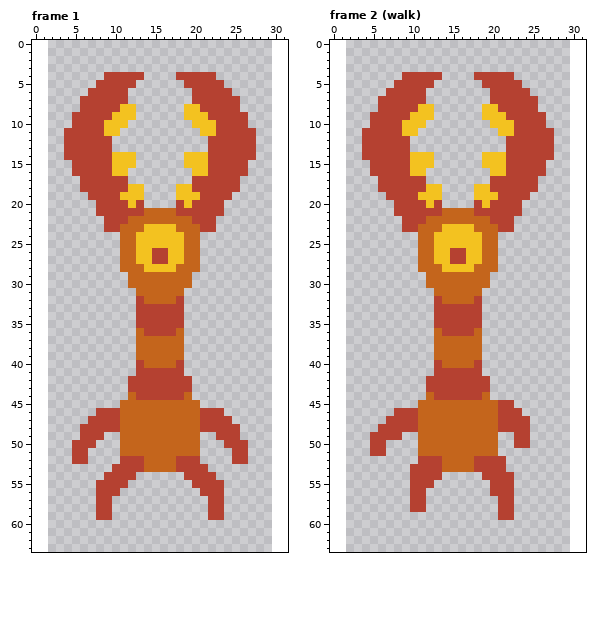
A pixel-art file gets an edit: Assets/Sprites/enemies/Lanky_Demon.aseprite. Above: the version before the commit.
28x64 pixels, 6 frames. Shown: frame 1, frame 2 (walk). The old version is drawn lined up with the new one, on the new canvas. The commit also changed other frames, which this record leaves out.
The same view after the edit:
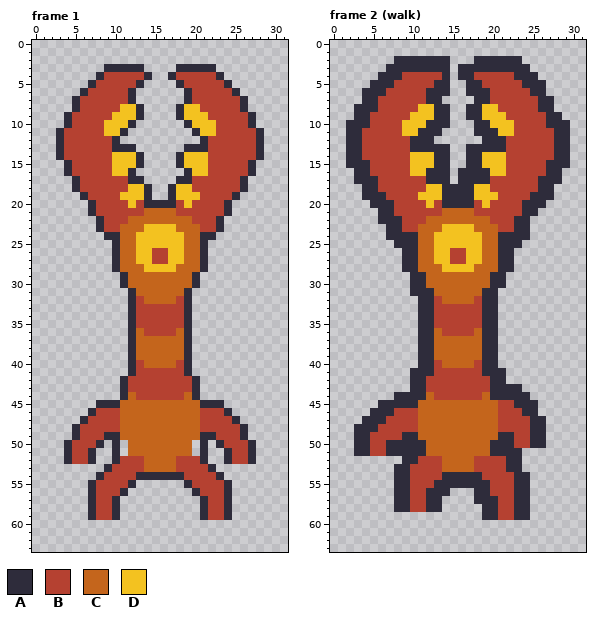
Palette (. is transparent): A #2e2c3b  B #b54131  C #c4651c  D #f3c220
The exact change:
canvas 28x64 -> 32x64, the old top-left corner now at 2,0
Changed rows in their new state; - is an unchanged pixel.
Frame 1:
first column x 3:
 3 ------AAAAA----AAAAA------
 4 -----A-----A--A-----A-----
 5 ----A-----A----A-----A----
 6 ---A-----A------A-----A---
 7 --A------A------A------A--
 8 --A-------A----A-------A--
 9 -A--------A----A--------A-
10 -A-------A------A-------A-
11 A-------A--------A-------A
12 A------A----------A------A
13 A------AAA------AAA------A
14 A---------A----A---------A
15 -A--------A----A--------A-
16 -A-------A------A-------A-
17 --A------AA----AA------A--
18 --A--------A--A--------A--
19 ---A-------A--A-------A---
20 ----A------AAAA------A----
21 ----A----------------A----
22 -----A--------------A-----
23 -----A--------------A-----
24 ------AA----------AA------
25 -------A----------A-------
26 -------A----------A-------
27 -------A----------A-------
28 -------A----------A-------
29 --------A--------A--------
30 --------A--------A--------
31 ---------A------A---------
32 ---------A------A---------
33 ---------A------A---------
34 ---------A------A---------
35 ---------A------A---------
36 ---------A------A---------
37 ---------A------A---------
38 ---------A------A---------
39 ---------A------A---------
40 ---------A------A---------
41 ---------A------A---------
42 --------A--------A--------
43 --------A--------A--------
44 --------A--------A--------
45 -----AAA----------AAA-----
46 ----A----------------A----
47 ---A------------------A---
48 --A--------------------A--
49 --A---AA----------AA---A--
50 -A---A-A.--------.A-A---A-
51 -A--A--A.--------.A--A--A-
52 -A--A--A----------A--A--A-
53 ------A------------A------
54 -----A----AAAAAA----A-----
55 ----A----A------A----A----
56 ----A---A--------A---A----
57 ----A--A----------A--A----
58 ----A--A----------A--A----
59 ----A--A----------A--A----
Frame 2 (walk):
first column x 2:
 2 ------AAAAAAA---AAAAAA------
 3 -----AAAAAAAA-AAAAAAAAA-----
 4 ----AAA-----A-AA-----AAA----
 5 ---AAA-----AA--AA-----AAA---
 6 --AAA-----AAA--AAA-----AA---
 7 --AA------AA----AA------AA--
 8 -AAA-------AA--AA-------AA--
 9 -AA--------AA--AA--------AA-
10 AAA-------AAA---AA-------AAA
11 AA-------AAA----AAA-------AA
12 AA------AAA------AAA------AA
13 AA------AAAAA--AAAAA------AA
14 AA---------AA--AA---------AA
15 AAA--------AA--AA--------AAA
16 -AA-------AAA-AAAA-------AA-
17 -AAA------AAA-AAAA------AAA-
18 --AA--------AAAA--------AA--
19 --AAA-------AAAA-------AAA--
20 ---AAA------AAAA------AAA---
21 ----AA----------------AA----
22 ----AAA--------------AA-----
23 -----AA--------------AA-----
24 -----AAAA----------AAAA-----
25 ------AAA----------AAA------
26 -------AA----------AA-------
27 -------AA----------AA-------
28 -------AA----------AA-------
29 --------AA--------AA--------
30 --------AA--------AA--------
31 --------AAA------AA---------
32 ---------AA------AA---------
33 ---------AA------AA---------
34 ---------AA------AA---------
35 ---------AA------AA---------
36 ---------AA------AA---------
37 ---------AA------AA---------
38 ---------AA------AA---------
39 ---------AA------AA---------
40 ---------AA------AA---------
41 --------AAA------AAA--------
42 --------AA--------AA--------
43 --------AA--------AAAA------
44 ------AAAA--------AAAAA-----
45 ----AAAAA------------AAA----
46 ---AAA----------------AA----
47 --AAA------------------AA---
48 -AAA-------------------AA---
49 -AA----AA----------AA--AA---
50 -AA--AAAAA--------AAA--AA---
51 -AA--AAAAA--------AAAA------
52 -------AA-----------AA------
53 ------AA------------AA------
54 ------AA----AAAAA----AA-----
55 ------AA---AAAAAAA---AA-----
56 ------AA--AAA---AA---AA-----
57 ------AA--AA----AAA--AA-----
58 ------AA--AA-----AA--AA-----
59 -----------------AA--AA-----
Changed places in both pictures, as pixel boxes (x1, y1, x2, y2):
changed: (56, 64, 264, 520)
changed: (346, 56, 570, 520)
